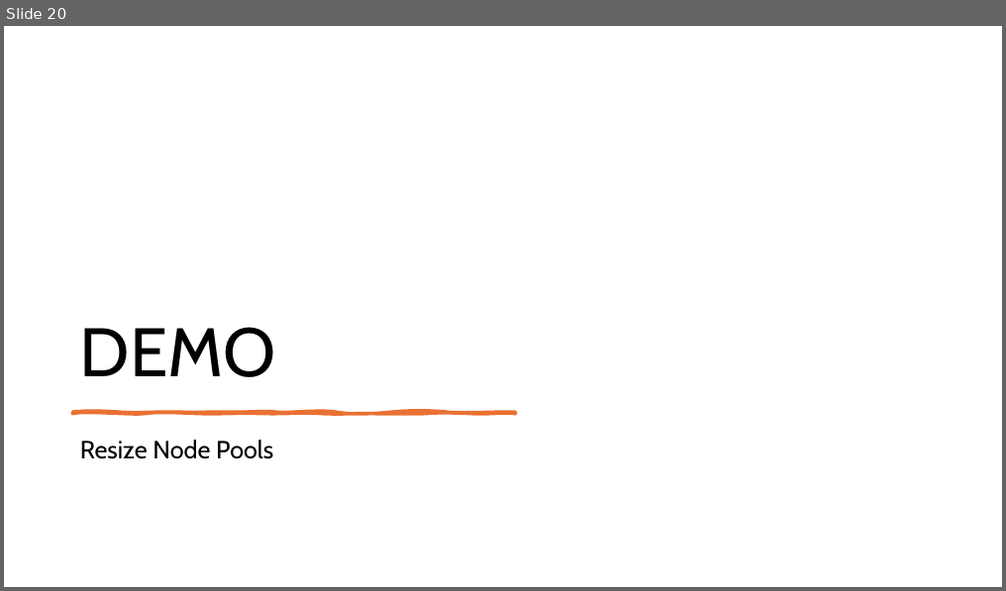
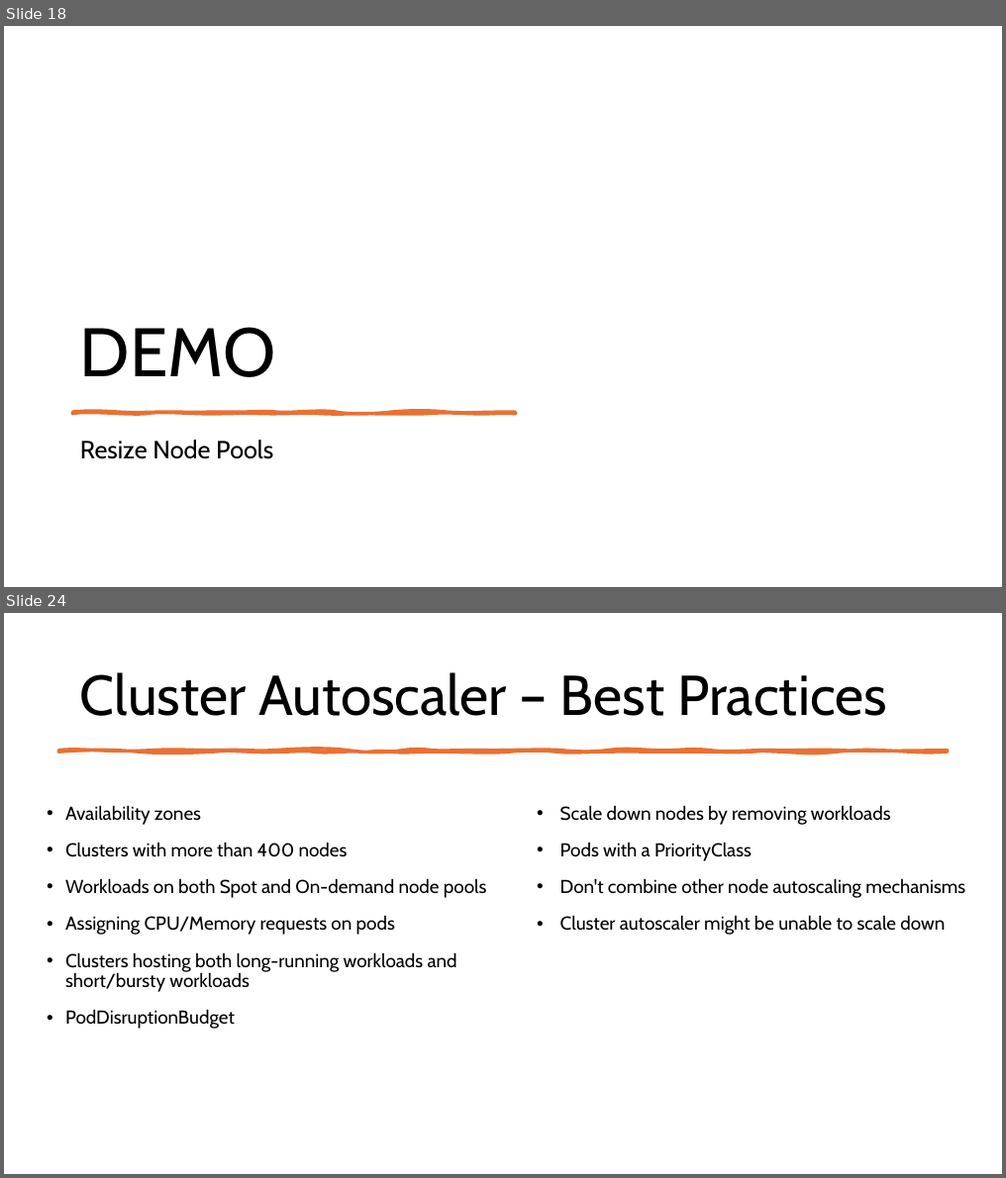
Before and after one commit to fhbilgen/AKSWorkshop, a slide deck: AKS_02_Node_Pools.pptx. Shown one above the other, each under a label of ours: slide 20 before the commit, slides 18 and 24 after it; the slides between them are not shown. The pictures are 1006x591 and 1006x1178 pixels, drawn with LibreOffice and Linux fonts; fonts in the diff are those of the drawing. Boxes give left, top, right and bottom in pixels: in the first picture for what was removed or moved away, otherwise in the second. Text is boxed around its words. In the diff, an @@ line names an element or a change of style, - is before the commit and + after.

Commit message:
AutoScaler and Node connection

```diff
--- a/AKS_02_Node_Pools.pptx
+++ b/AKS_02_Node_Pools.pptx
@@ slide 24 added at [4,613,1002,1174], background #FFFFFF @@
@@ title added at [80,672,887,716], 54 pt, text #000000 @@
+Cluster Autoscaler – Best Practices
@@ freeform shape added at [58,750,947,752], fill #E97132, outline #E97132 3.25 pt @@
@@ text added at [65,805,487,1029], 18 pt, text #000000 @@
+• Availability zones
+• Clusters with more than 400 nodes
+• Workloads on both Spot and On-demand node pools
+• Assigning CPU/Memory requests on pods
+• Clusters hosting both long-running workloads and short/bursty workloads
+• PodDisruptionBudget
@@ text added at [560,805,965,935], 18 pt, text #000000 @@
+• Scale down nodes by removing workloads
+• Pods with a PriorityClass
+• Don't combine other node autoscaling mechanisms
+• Cluster autoscaler might be unable to scale down
@@ what was slide 20 is now slide 18 @@
```
Also in this commit, not shown: 1 slide changed, 10 other slides added, 5 other files.
